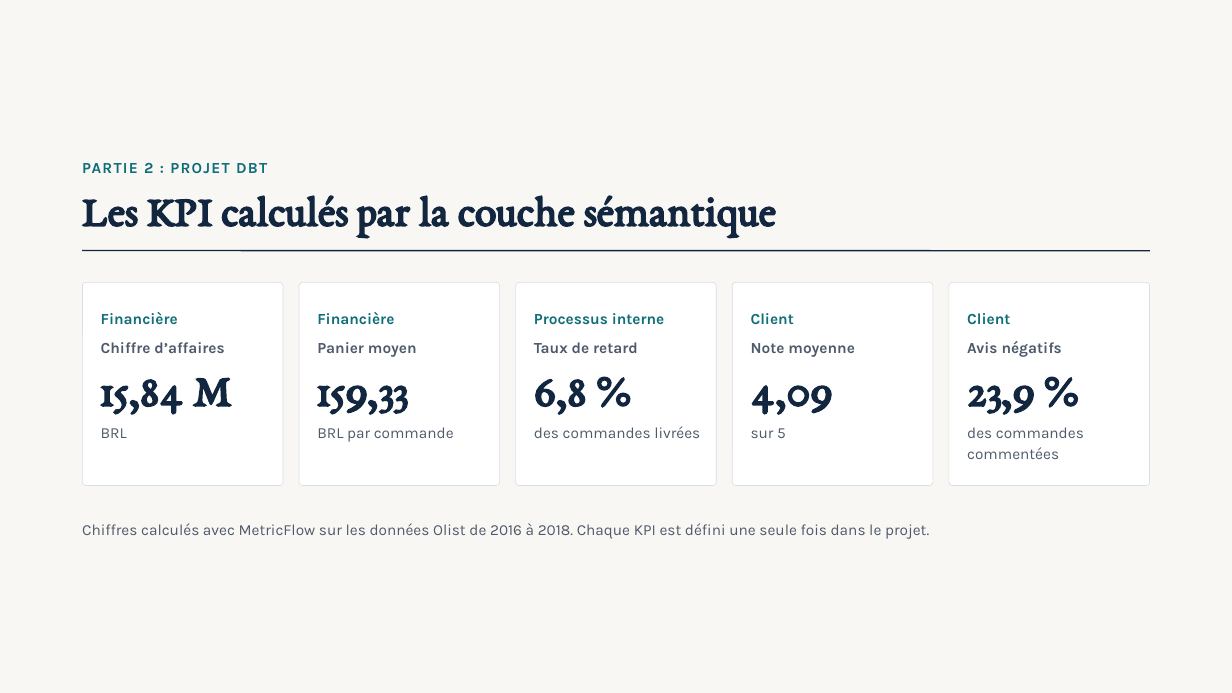
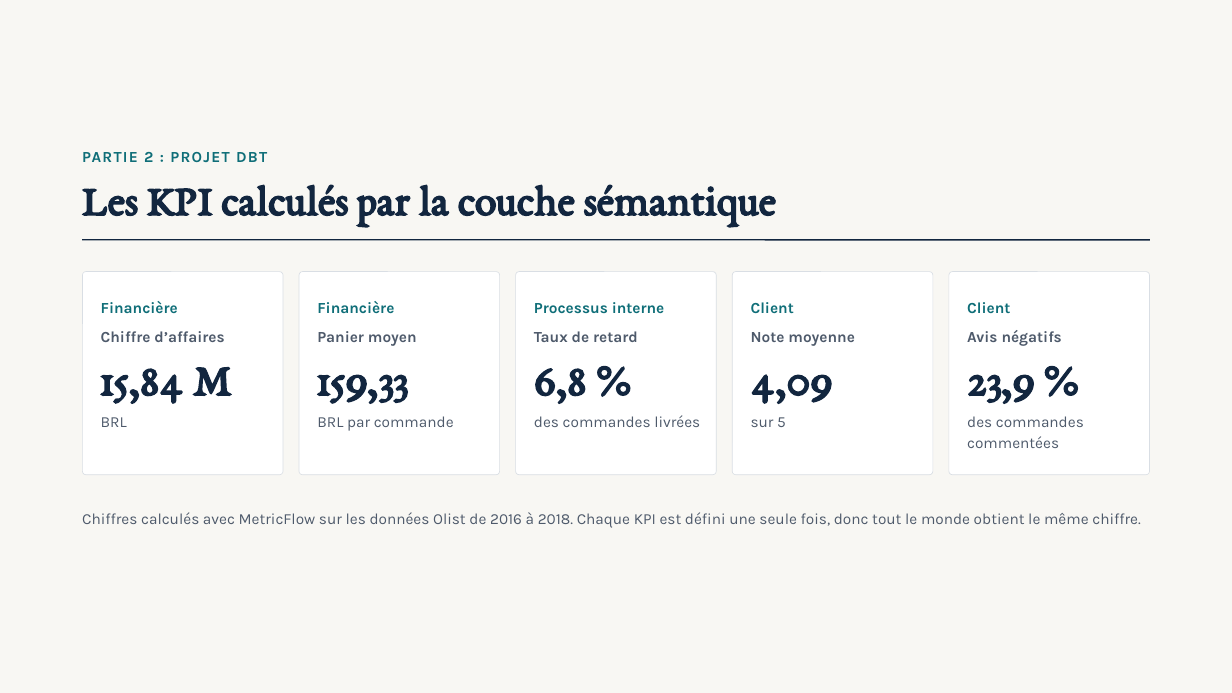
Before and after one commit to adilblanco/projet-session-dbt, a slide deck: slide 10 of docs/Seance_Encadrement_Commerce_detail.pptx (slide 9 before the commit). Drawn at 1232x693 pixels with LibreOffice and Linux fonts; fonts in the diff are those of the drawing. Boxes give left, top, right and bottom in pixels: in the first picture for what was removed or moved away, otherwise in the second. Text is boxed around its words. In the diff, an @@ line names an element or a change of style, - is before the commit and + after.

```diff
--- a/docs/Seance_Encadrement_Commerce_detail.pptx
+++ b/docs/Seance_Encadrement_Commerce_detail.pptx
@@ 21 texts, 5 rounded rectangles, 1 title, 1 line: place and size @@
-21 texts, 5 rounded rectangles, 1 title, 1 line at bbox=[82, 163, 1150, 486]
+21 texts, 5 rounded rectangles, 1 title, 1 line at bbox=[82, 152, 1150, 475]
@@ text at bbox=[82, 512, 1141, 528]: text changed @@
-Chiffres calculés avec MetricFlow sur les données Olist de 2016 à 2018. Chaque KPI est défini une seule fois dans le projet.
+Chiffres calculés avec MetricFlow sur les données Olist de 2016 à 2018. Chaque KPI est défini une seule fois, donc tout le monde obtient le même chiffre.
```
Also in this commit, not shown: 3 other slides changed, 2 slides added, 1 slide removed, 1 other file.
